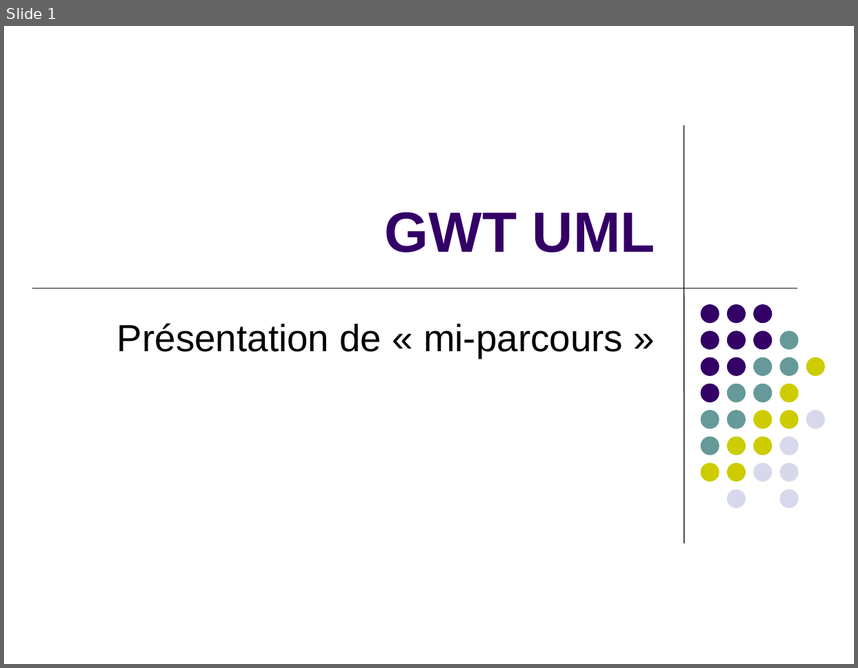
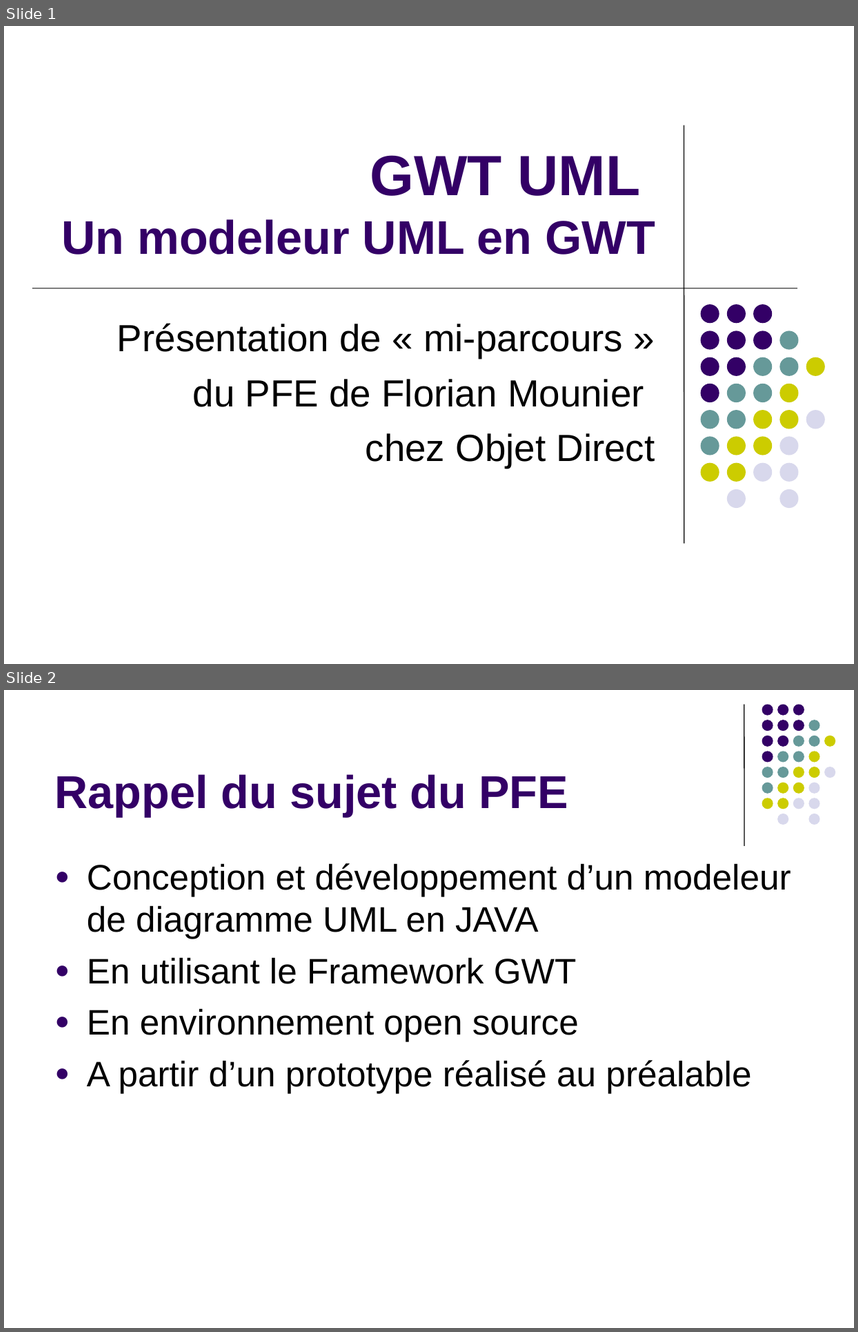
Before and after one commit to raphaelbrugier/gwtuml, a slide deck: wiki/PresentationSoutenanceMiParcours.ppt. Shown one above the other, each under a label of ours: slide 1 before the commit, slides 1 and 2 after it. The pictures are 858x668 and 858x1332 pixels, drawn with LibreOffice and Linux fonts; fonts in the diff are those of the drawing. Boxes give left, top, right and bottom in pixels: in the first picture for what was removed or moved away, otherwise in the second. Text is boxed around its words. In the diff, an @@ line names an element or a change of style, - is before the commit and + after.

```diff
--- a/wiki/PresentationSoutenanceMiParcours.ppt
+++ b/wiki/PresentationSoutenanceMiParcours.ppt
@@ slide 2 added at [4, 690, 854, 1328], background #FFFFFF @@
@@ line added from (744, 704) to (744, 845), #000000 0.74 pt @@
@@ title added at [55, 774, 568, 816], 39 pt, text #330066, bold @@
+Rappel du sujet du PFE
@@ group added at [762, 704, 835, 825]: 31 ellipses @@
@@ text added at [87, 863, 791, 1093], 30 pt, text #000000 @@
+● Conception et développement d’un modeleur de diagramme UML en JAVA
+● En utilisant le Framework GWT
+● En environnement open source
+● A partir d’un prototype réalisé au préalable
@@ slide 1 changed as well @@
@@ title at [61, 155, 655, 254]: text changed; size 48 to 40 pt @@
-GWT UML
+GWT UML
+Un modeleur UML en GWT
@@ subtitle at [193, 379, 655, 468]: paragraphs added @@
+du PFE de Florian Mounier
+chez Objet Direct
```
Also in this commit, not shown: 1 other slide changed, 12 other slides added, 7 slides removed, 1 other file.
